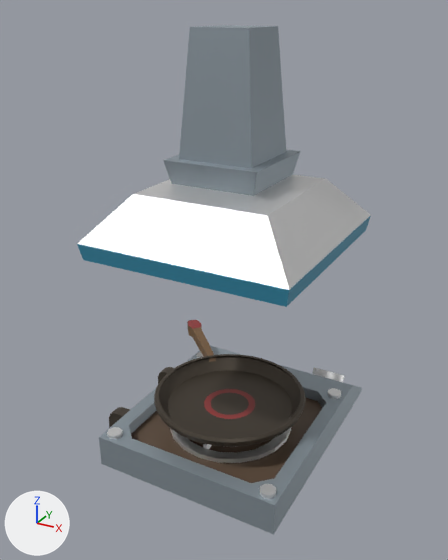
The FBX model Assets/_/_ART/_3D/3DModels/Workstation/3D_workstation_gas cooker.fbx, before and after one commit.
Both versions are drawn from a camera (50 mm lens) standing at (1.62, -6.41, 4.29) and looking at (-1.12, -1.44, 1.8). Lighting does not change. The marker at lower left points along +X, +Y and +Z. Where no turn or scale is listed for an object, it has been applied to the vertices.

In view in the first picture: '3D_workstation_gas cooker_plate', '3D_workstation_gas cooker_stove'.
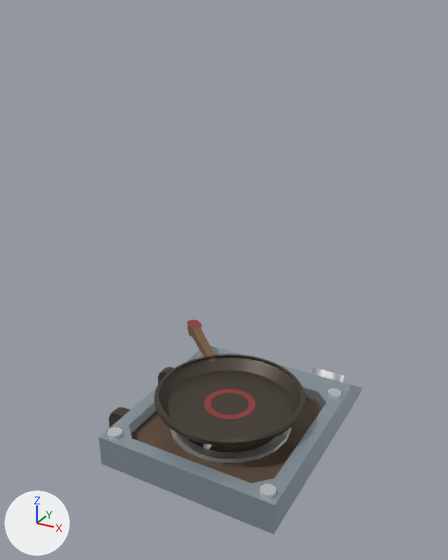
Commit message: FryingPan without hood

What differs and where, as boxes [x1, y1, x2, y2] in the pictures (448 x 560 px):
```json
{"object": "3D_workstation_gas cooker_plate", "change": "reshaped", "before": [77, 25, 371, 534], "after": [99, 346, 362, 534], "on screen": "11% narrower, 63% shorter"}
{"part": 1, "of": "me_cube_009", "change": "deleted", "before": [77, 25, 371, 307]}
```

Scene script edits in JSON lines:
```json
{"block": "me_cube_009", "where": "me_cube_009.from_pydata(...)  # 454 vertices, 379 faces; spans x -2.22..0.05, y -2.58..0.0, z 0.0..4.14"}
{"block": "me_cube_009", "where": "# used by ob_3d_workstation_gas_cooker_plate; location = (0.0, 0.0, 0.0)"}
{"block": "me_cube_009", "change": "me_cube_009 part 1: the loose piece of 28 vertices spanning x -1.94..0.05, y -2.58..-0.56, z 2.25..4.14 is deleted"}
{"op": "remove", "block": "me_cube_009", "code": "me_cube_009.materials.append(mat_mat_workstation_bleu)  # cyan #368caa"}
```
